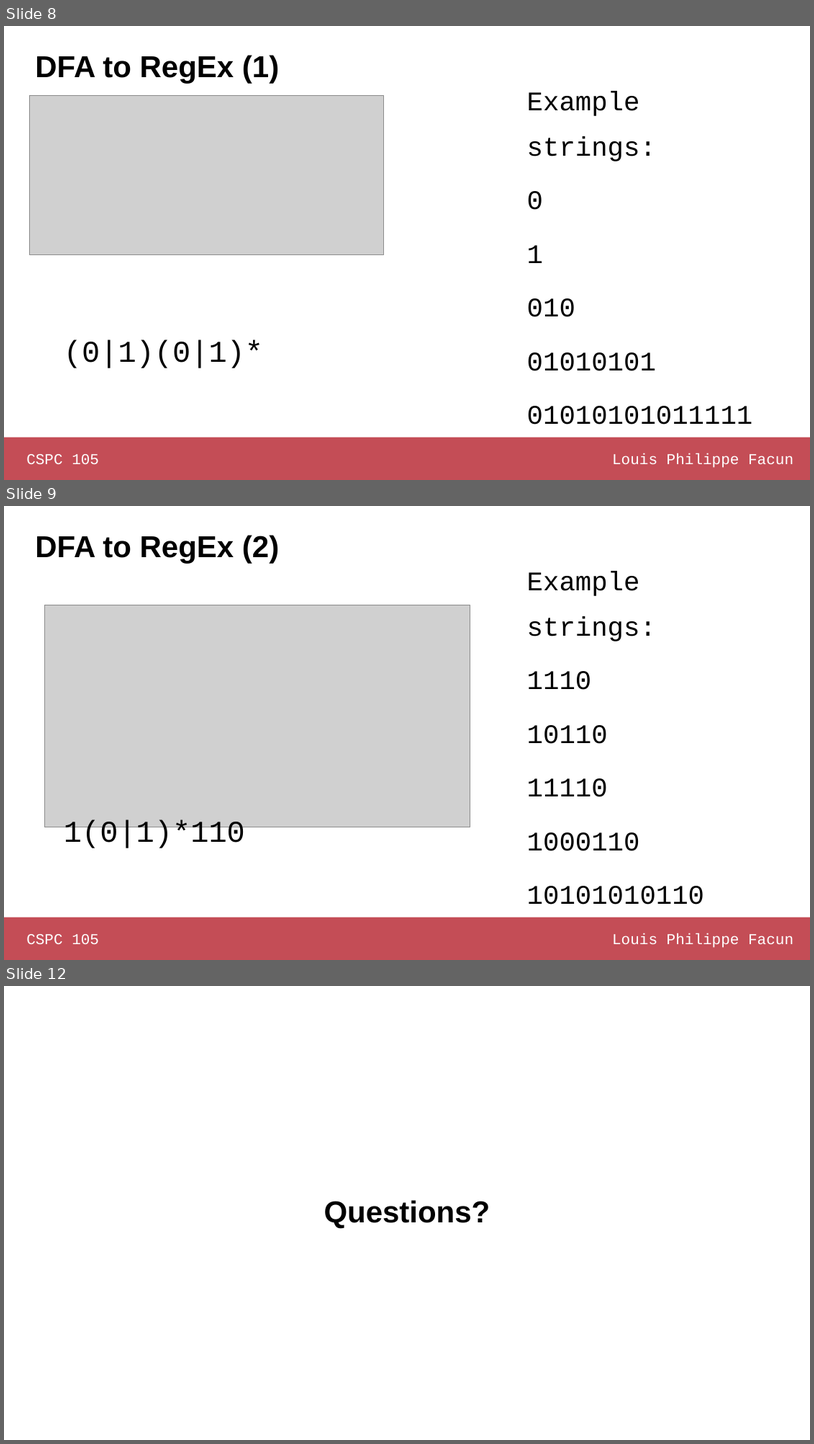
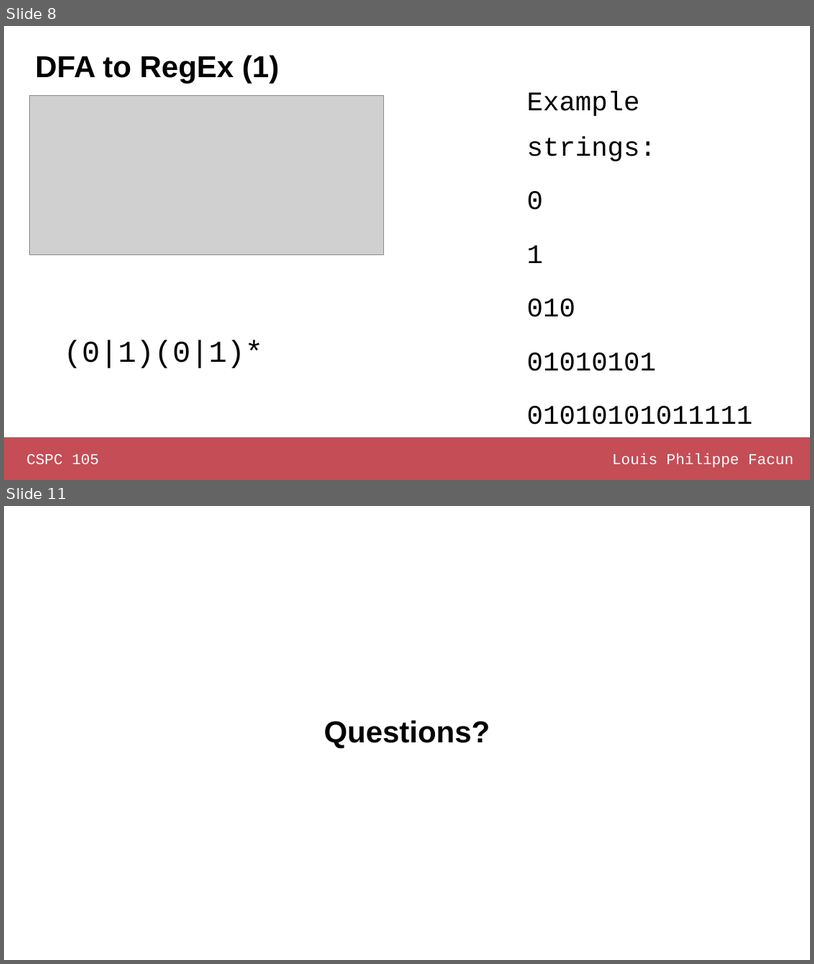
Before and after one commit to louisfacun/teaching, a slide deck: cspc105/2022/slides/lesson10.pptx. Shown one above the other, each under a label of ours: slides 8, 9 and 12 before the commit, slides 8 and 11 after it; the slides between them are not shown. The pictures are 814x1444 and 814x964 pixels, drawn with LibreOffice and Linux fonts; fonts in the diff are those of the drawing; grey boxes stand for pictures. Boxes give left, top, right and bottom in pixels: in the first picture for what was removed or moved away, otherwise in the second. Text is boxed around its words. In the diff, an @@ line names an element or a change of style, - is before the commit and + after.

```diff
--- a/cspc105/2022/slides/lesson10.pptx
+++ b/cspc105/2022/slides/lesson10.pptx
@@ slide 9 removed at [4,506,810,960], background #FFFFFF @@
@@ title removed at [35,535,279,564] @@
-DFA to RegEx (2)
@@ text removed at [527,572,705,904] @@
-Example strings:
-1110
-10110
-11110
-1000110
-10101010110
@@ picture removed at [44,605,471,827] @@
@@ text removed at [64,819,245,848] @@
-1(0|1)*110
@@ rectangle removed at [4,917,810,960] @@
@@ text removed at [26,934,99,944] @@
-CSPC 105
@@ text removed at [612,933,794,947] @@
-Louis Philippe Facun
@@ what was slide 12 is now slide 11 @@
```
Also in this commit, not shown: 2 slides changed.
